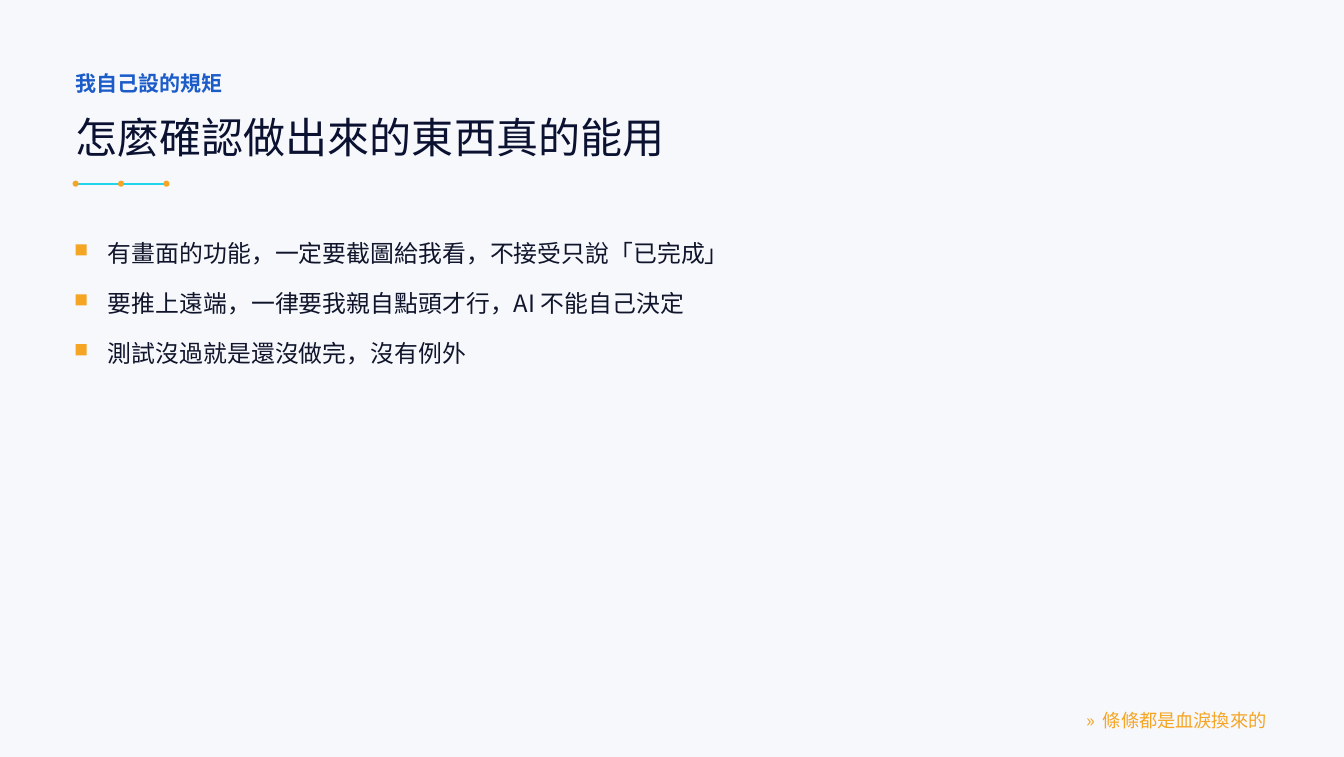
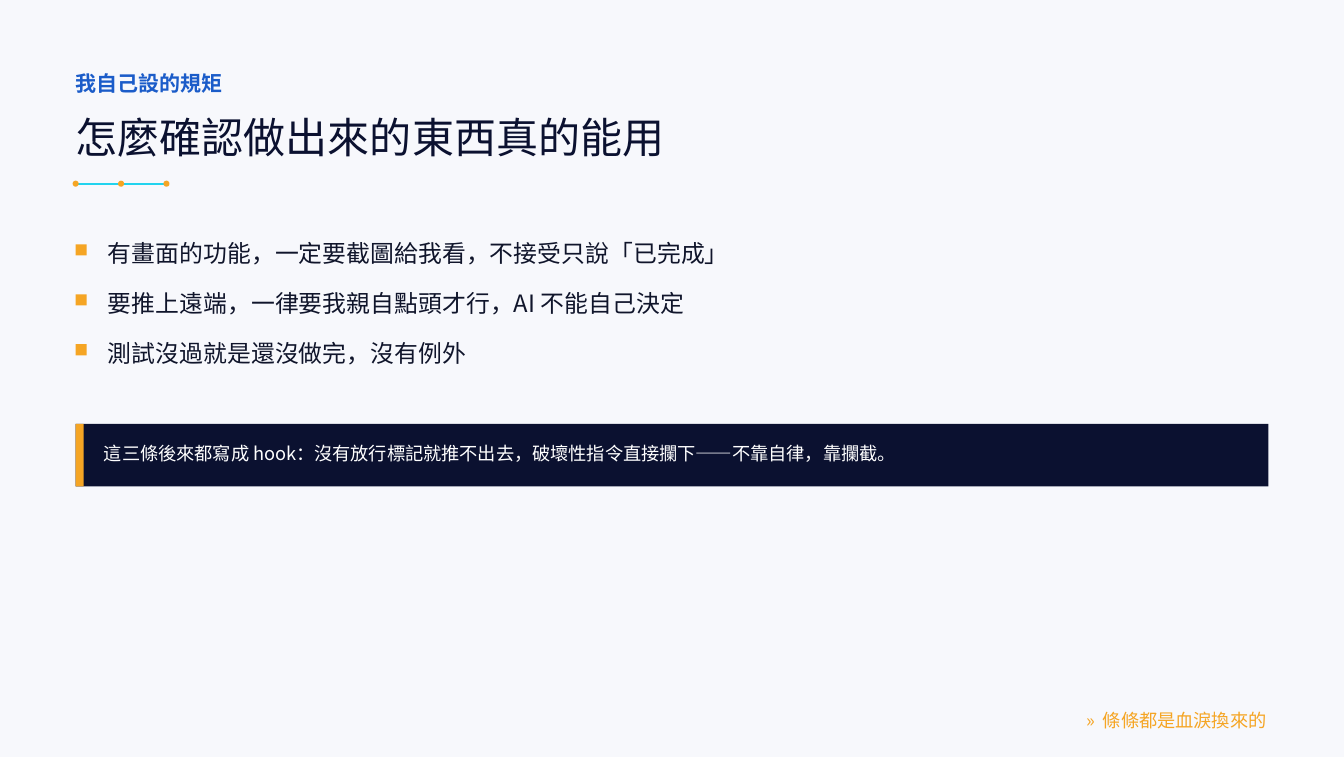
Before and after one commit to LinGaOscar/Spring-MissionBoard, a slide deck: slide 18 of docs/專案介紹.pptx (slide 19 before the commit). Drawn at 1344x757 pixels with LibreOffice and Linux fonts; fonts in the diff are those of the drawing. Boxes give left, top, right and bottom in pixels: in the first picture for what was removed or moved away, otherwise in the second. Text is boxed around its words. In the diff, an @@ line names an element or a change of style, - is before the commit and + after.

```diff
--- a/docs/專案介紹.pptx
+++ b/docs/專案介紹.pptx
@@ rectangle added at (76,424,1268,486), fill #0B1130 @@
@@ rectangle added at (76,424,84,486), fill #F5A524 @@
@@ text added at (104,444,896,462), 13 pt, text #FFFFFF @@
+這三條後來都寫成 hook：沒有放行標記就推不出去，破壞性指令直接攔下——不靠自律，靠攔截。
```
Also in this commit, not shown: 17 other slides changed, 3 slides added, 2 slides removed.
